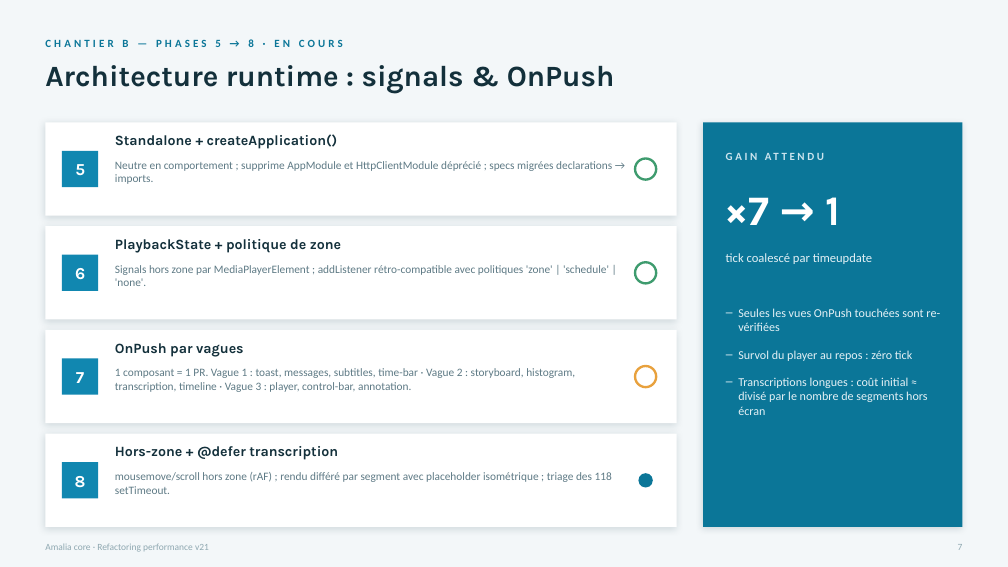
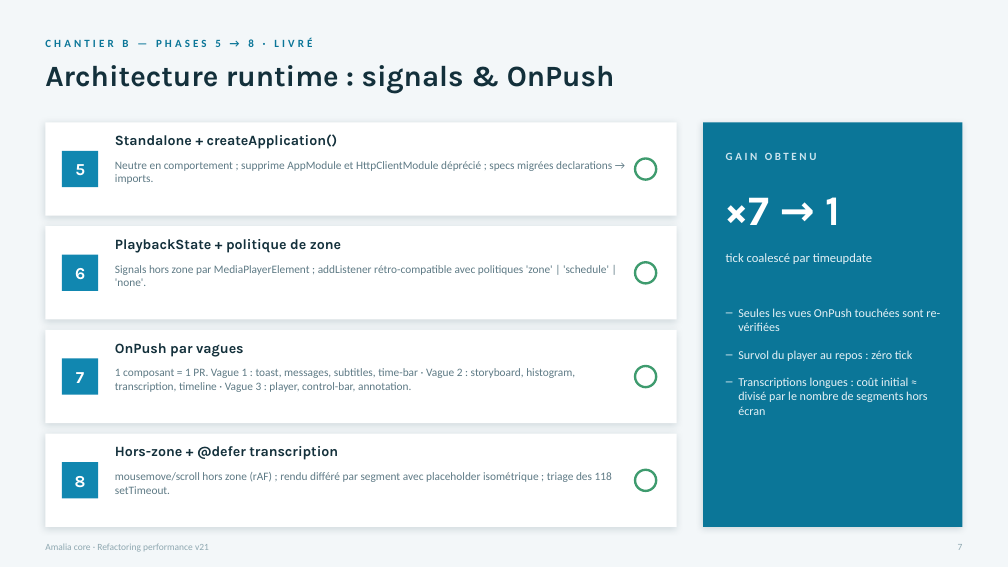
Before and after one commit to ina-foss/amalia.js_v2, a slide deck: slide 7 of docs/refactoring/ROADMAP-PERF-2026.pptx. Drawn at 1008x567 pixels with LibreOffice and Linux fonts; fonts in the diff are those of the drawing; background and template pictures are left out. Boxes give left, top, right and bottom in pixels: in the first picture for what was removed or moved away, otherwise in the second. Text is boxed around its words. In the diff, an @@ line names an element or a change of style, - is before the commit and + after.

```diff
--- a/docs/refactoring/ROADMAP-PERF-2026.pptx
+++ b/docs/refactoring/ROADMAP-PERF-2026.pptx
@@ text at [45,38,312,47]: text changed @@
-CHANTIER B — PHASES 5 → 8 · EN COURS
+CHANTIER B — PHASES 5 → 8 · LIVRÉ
@@ text at [726,153,816,160]: text changed @@
-GAIN ATTENDU
+GAIN OBTENU
@@ ellipse at [635,366,656,387]: outline #E8A13D 2.25 pt to #3E9B6E 2.25 pt @@
@@ ellipse: place and size @@
-ellipse at [639,473,653,488]
+ellipse at [635,470,656,491]
@@ ellipse at [635,470,656,491]: fill #0B7698 to #FFFFFF; outline none to #3E9B6E 2.25 pt @@
```
Also in this commit, not shown: 5 other slides changed, 1 other file.
